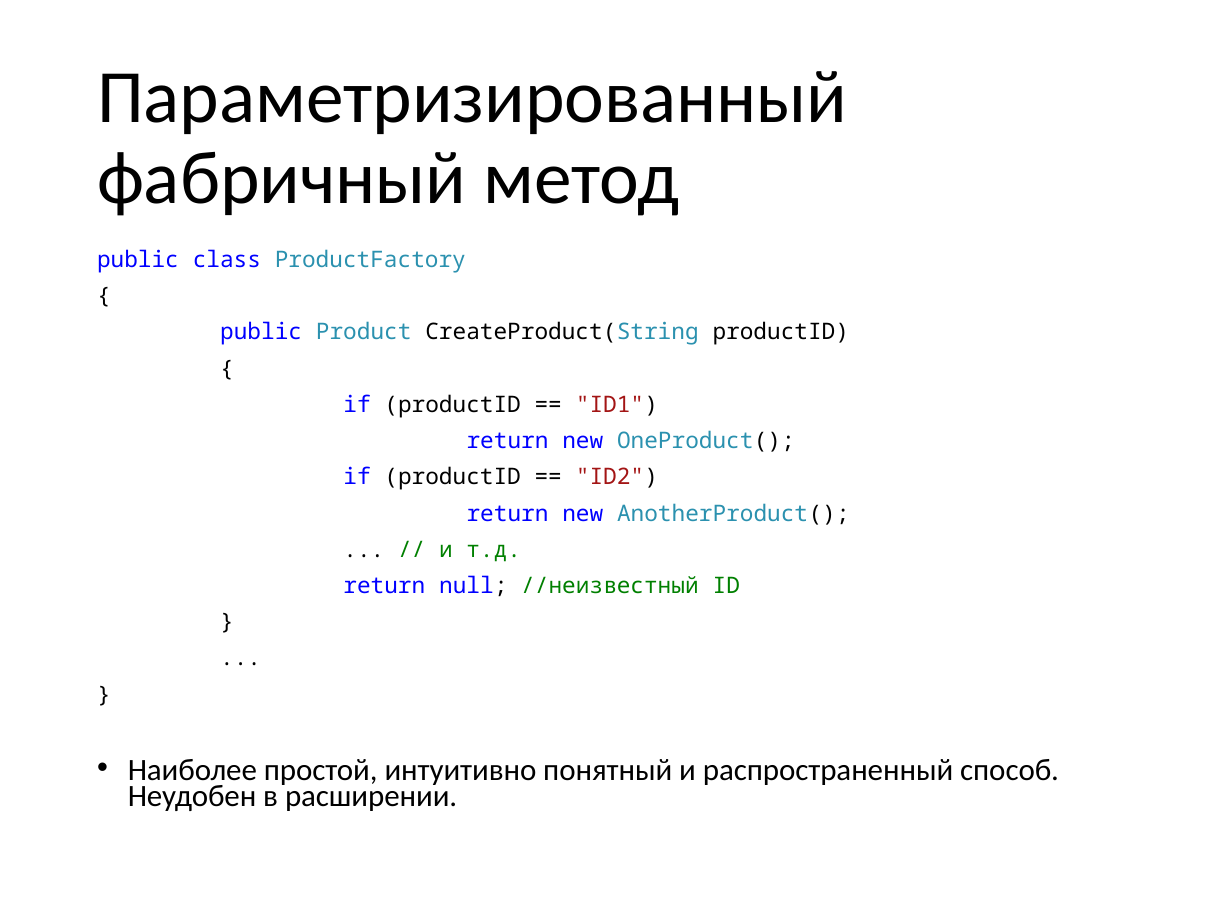
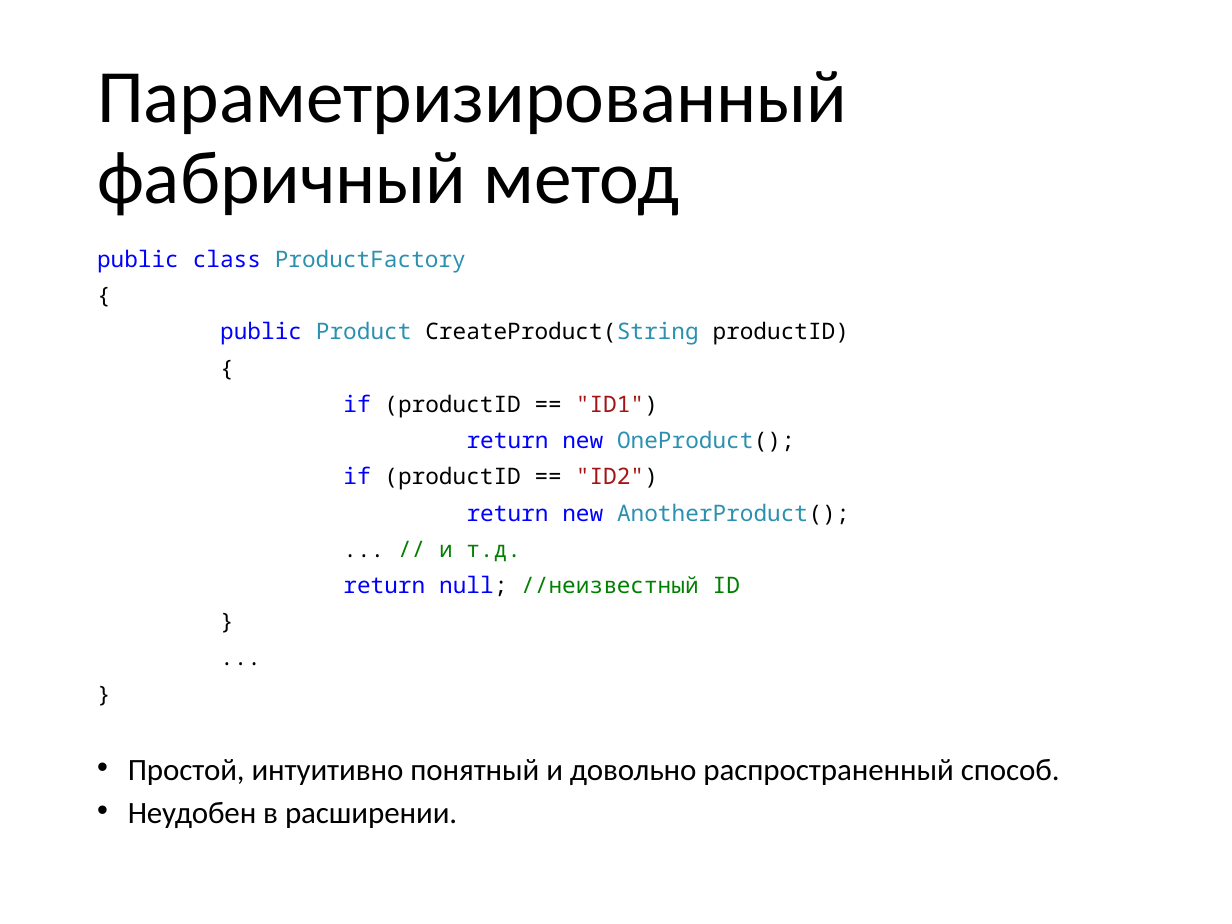
Before and after one commit to pelipas/OOP, a slide deck: slide 24 of Lecture_13_OOP_new.pptx (slide 21 before the commit). Drawn at 1232x924 pixels with LibreOffice and Linux fonts; fonts in the diff are those of the drawing. Boxes give left, top, right and bottom in pixels: in the first picture for what was removed or moved away, otherwise in the second. Text is boxed around its words. In the diff, an @@ line names an element or a change of style, - is before the commit and + after.

```diff
--- a/Lecture_13_OOP_new.pptx
+++ b/Lecture_13_OOP_new.pptx
@@ text at [128,759,1060,828]: text changed @@
-• Наиболее простой, интуитивно понятный и распространенный способ. Неудобен в расширении.
+• Простой, интуитивно понятный и довольно распространенный способ.
+• Неудобен в расширении.
```
Also in this commit, not shown: 3 other slides changed, 13 slides added, 4 other files.
